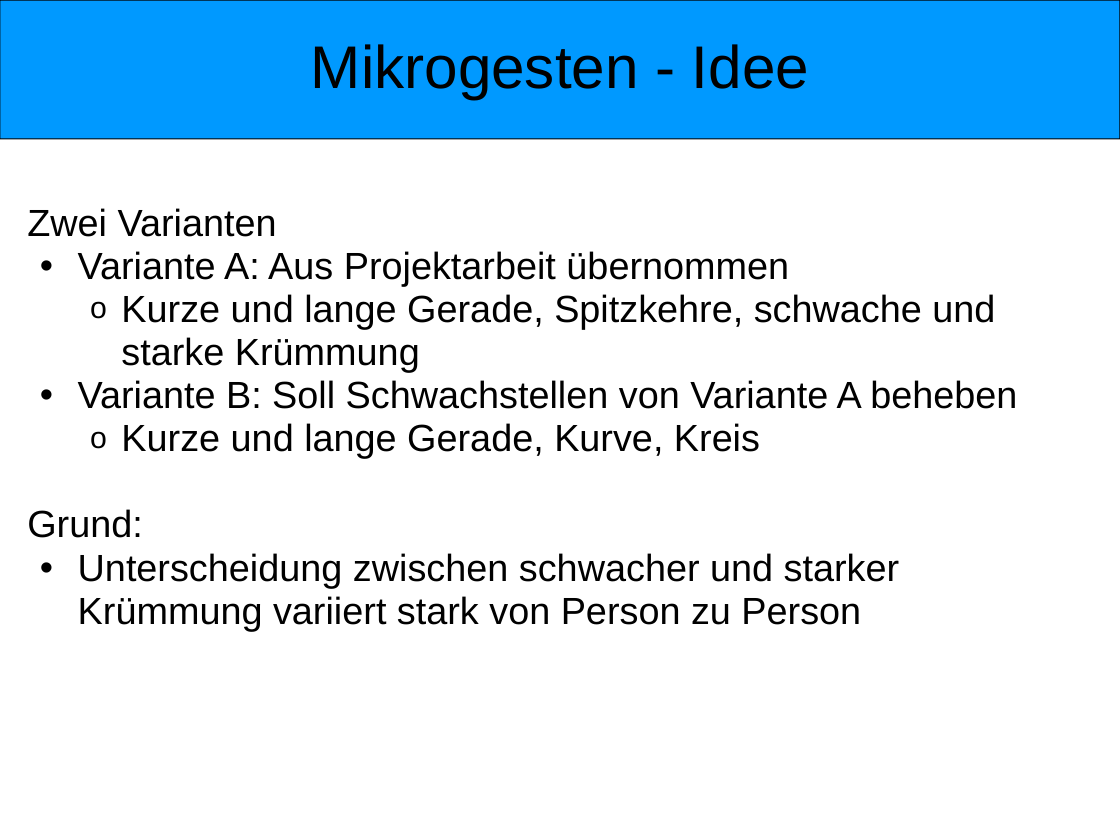
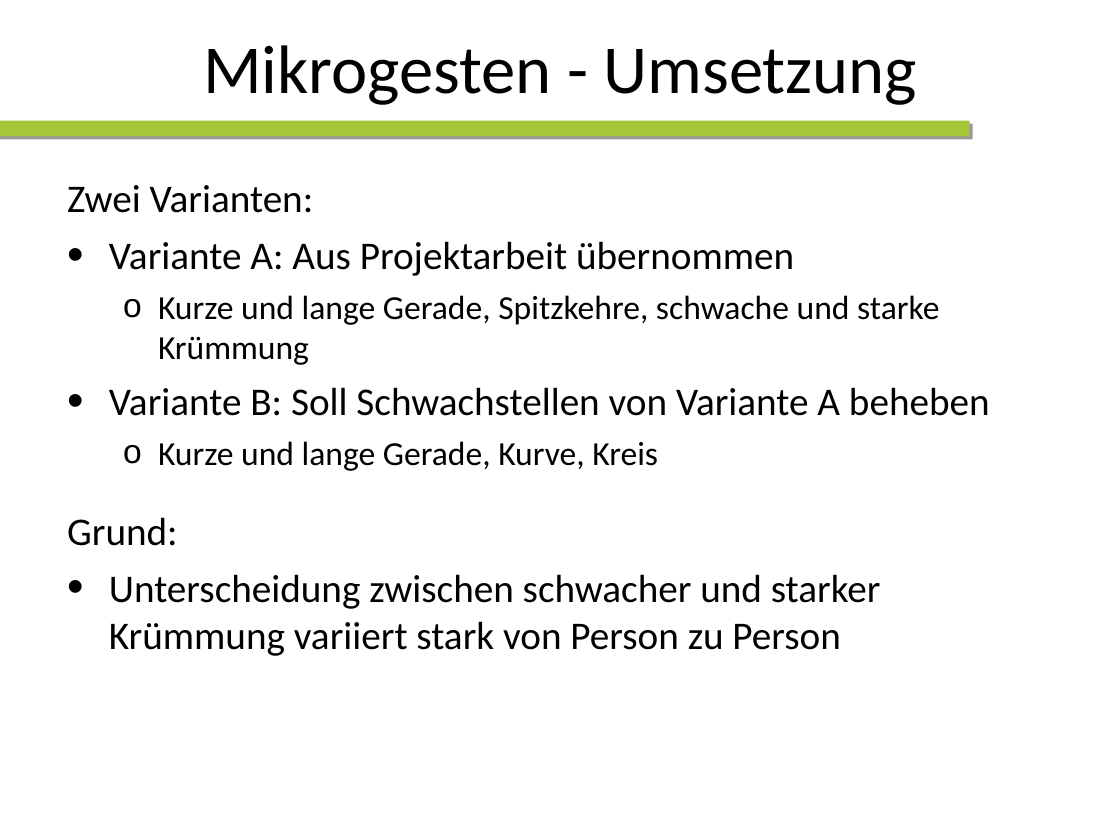
Before and after one commit to wtfc63/ba10-bsha-1, a slide deck: slide 9 of doc/presentation/presentation.ppt. Drawn at 1120x840 pixels with LibreOffice and Linux fonts; fonts in the diff are those of the drawing; background and template pictures are left out. Boxes give left, top, right and bottom in pixels: in the first picture for what was removed or moved away, otherwise in the second. Text is boxed around its words. In the diff, an @@ line names an element or a change of style, - is before the commit and + after.

```diff
--- a/doc/presentation/presentation.ppt
+++ b/doc/presentation/presentation.ppt
@@ rounded rectangle removed at (x1=0, y1=0, x2=1120, y2=139) @@
@@ title "Mikrogesten - Umsetzung" at (x1=203, y1=45, x2=917, y2=105): vertical alignment top to middle @@
@@ title at (x1=203, y1=45, x2=917, y2=105): text changed; size 43 to 49 pt; font Arial to Calibri @@
-Mikrogesten - Idee
+Mikrogesten - Umsetzung
@@ rectangle added at (x1=0, y1=121, x2=970, y2=137), fill #A4C639 @@
@@ text "Zwei Varianten:" moved from (x1=27, y1=208, x2=1017, y2=631) to (x1=67, y1=185, x2=990, y2=656) @@
@@ text at (x1=67, y1=185, x2=314, y2=213): text changed; size 27 to 28 pt; font Arial to Calibri @@
-Zwei Varianten
+Zwei Varianten:
@@ text at (x1=67, y1=241, x2=990, y2=656): size 27 to 28 pt in "Variante A: Aus Projektarbeit übernommen", "Variante B: Soll Schwachstellen von Variante A ...", "Grund:", "Unterscheidung zwischen schwacher und starker Krümmung varii ..."; font Arial to Calibri; size 27 to 24 pt in "Kurze und lange Gerade, Spitzkehre, schwache und ...", "Kurze und lange Gerade, Kurve, Kreis"; list level 2 to 1 in "Variante A: Aus Projektarbeit übernommen"; line spacing 0.95 to 1; list level 3 to 2 in "Kurze und lange Gerade, Spitzkehre, ..."; list level 2 to 1 in "Variante B: Soll Schwachstellen von ..."; list level 3 to 2 in "Kurze und lange Gerade, Kurve, ..."; indent changed; more space between paragraphs; list level 2 to 1 in "Unterscheidung zwischen schwacher und starker ..." @@
```
Also in this commit, not shown: 25 other slides changed, 1 slide added, 1 slide removed.
